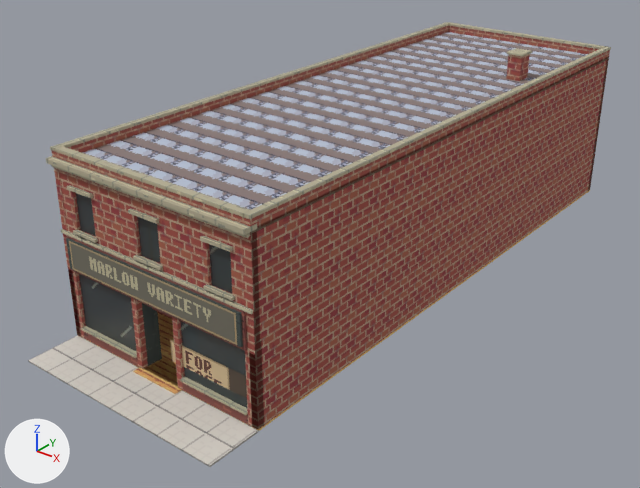
A saved change to the glTF model prototypes/five-and-dime/marlow-closed-far.glb.
Camera for both pictures: a camera (50 mm lens) standing at (22.3, -18.1, 19.3) and looking at (-0.8, 10.7, 1.4). Every picture has the same lights, and +X, +Y and +Z are marked at lower left. The older version comes first. Objects named as collision shapes, trigger or cutter boxes, shadow casters or lower levels of detail are left out. Where no turn or scale is listed for an object, it has been applied to the vertices. Vertices at exactly the same position are counted once.

Names of what the first picture shows: 'Shared street sidewalk', 'building_shell__00', 'building_shell__01', 'building_shell__02', 'building_shell__03', 'building_shell__04', 'building_shell__06', 'roof_and_parapet__00', 'roof_and_parapet__01', 'roof_and_parapet__02', 'sign_for_lease', 'sign_name'.
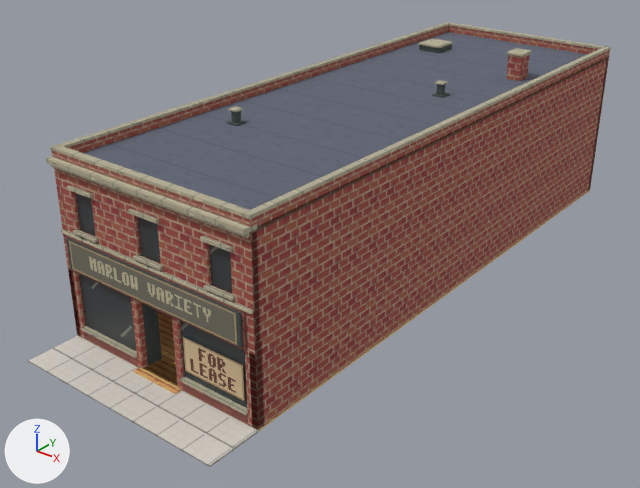
Pixel boxes (x1, y1, x2, y2) of what changed, in the pictures (640 x 488 px):
```json
{"object": "roof_and_parapet__02", "change": "surface changed", "before": [83, 32, 588, 210], "after": [83, 32, 588, 210], "on screen": "darker"}
{"object": "sign_for_lease", "change": "reshaped", "before": [170, 340, 247, 398], "after": [183, 337, 244, 401]}
{"object": "roof_and_parapet__03", "change": "added", "after": [227, 44, 452, 126]}
```

The change, as JSON lines over the scene's bpy script:
```json
{"op": "add", "block": "img_membrane", "code": ["img_membrane = load_image('membrane', '_unpacked/membrane', 128, 128, 'sRGB')"]}
{"op": "set", "path": "mat_roof_built_up.texture", "old": "img_tar", "new": "img_membrane"}
{"block": "me_sign_for_lease", "where": "# used by ob_sign_for_lease; location = (0.0, 0.0, 0.0)"}
{"op": "remove", "block": "me_sign_for_lease", "code": "me_sign_for_lease.from_pydata(...)  # 4 vertices, 2 faces; spans x 0.65..4.99, y 0.11, z 1.1..2.03"}
{"op": "add", "block": "me_sign_for_lease", "code": "me_sign_for_lease.from_pydata(...)  # 4 vertices, 2 faces; spans x 1.41..4.36, y 0.05, z 1.0..2.47"}
{"block": "me_sign_for_lease", "change": "me_sign_for_lease part 1"}
{"op": "set", "path": "me_sign_for_lease.vertices[0].co", "old": "(0.65, 0.11, 1.1)", "new": "(1.41, 0.05, 1.0)", "note": "pixel (172, 360) -> pixel (185, 371)"}
{"op": "set", "path": "me_sign_for_lease.vertices[1].co", "old": "(4.99, 0.11, 1.1)", "new": "(4.36, 0.05, 1.0)", "note": "pixel (259, 404) -> pixel (244, 401)"}
{"op": "set", "path": "me_sign_for_lease.vertices[2].co", "old": "(4.99, 0.11, 2.03)", "new": "(4.36, 0.05, 2.47)", "note": "pixel (258, 382) -> pixel (242, 365)"}
{"op": "set", "path": "me_sign_for_lease.vertices[3].co", "old": "(0.65, 0.11, 2.03)", "new": "(1.41, 0.05, 2.47)", "note": "pixel (170, 339) -> pixel (182, 336)"}
{"block": "me_continuous_roof_deck", "where": "me_continuous_roof_deck.from_pydata(...)  # 8 vertices, 12 faces; spans x -4.9..4.9, y 0.1..27.9, z 7.6..7.8"}
{"block": "me_continuous_roof_deck", "where": "# used by ob_roof_and_parapet__02; location = (0.0, 0.0, 0.0)"}
{"block": "me_continuous_roof_deck", "change": "me_continuous_roof_deck part 2: texture (UV) coordinates of 12 of 12 faces, centred in x -4.9..4.9, y 0.1..27.9, z 7.6..7.8, changed; they spanned u -22.5..22.5, v 0.06..22.5 and now span u -5.63..5.63, v 0.02..5.63"}
{"op": "add", "block": "me_rear_roof_scuttle", "code": ["me_rear_roof_scuttle = bpy.data.meshes.new('Rear roof scuttle')", "me_rear_roof_scuttle.from_pydata(...)  # 40 vertices, 60 faces; spans x -3.6..2.2, y 7.1..24.2, z 7.8..8.3", "me_rear_roof_scuttle.materials.append(mat_detail_frames)  # picture img_iron"]}
{"op": "add", "block": "ob_roof_and_parapet__03", "code": ["ob_roof_and_parapet__03 = bpy.data.objects.new('roof_and_parapet__03', me_rear_roof_scuttle)", "ob_roof_and_parapet__03.location = (0.0, 0.0, 0.0)"]}
```
